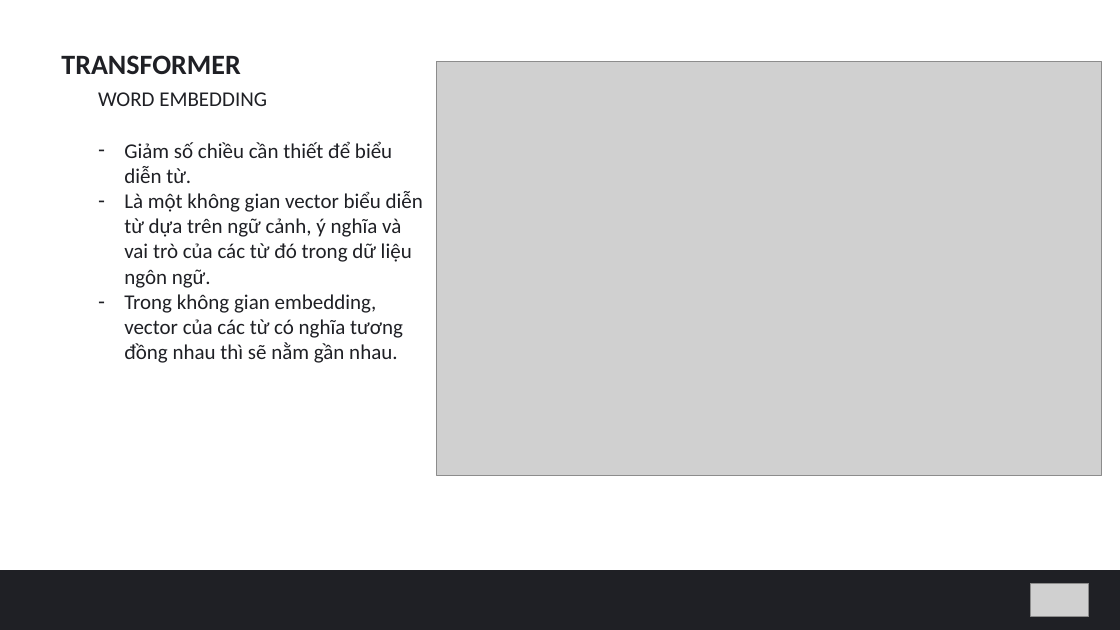
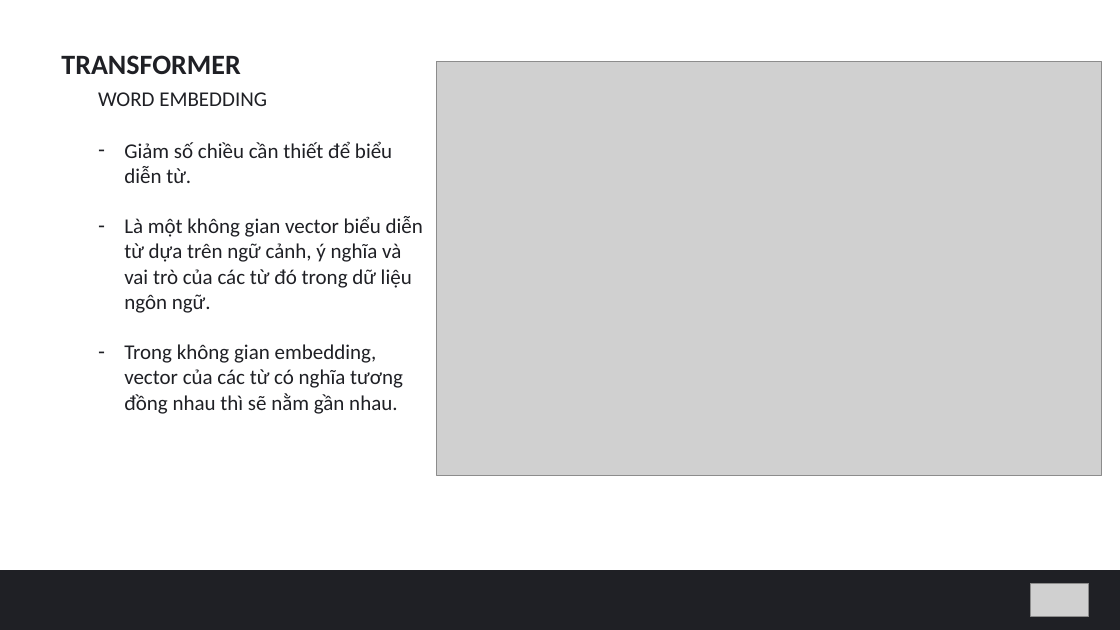
Before and after one commit to hungvm2/MoD_machine_learning, a slide deck: slide 7 of slide1.pptx. Drawn at 1120x630 pixels with LibreOffice and Linux fonts; fonts in the diff are those of the drawing; grey boxes stand for pictures. Boxes give left, top, right and bottom in pixels: in the first picture for what was removed or moved away, otherwise in the second. Text is boxed around its words. In the diff, an @@ line names an element or a change of style, - is before the commit and + after.

```diff
--- a/slide1.pptx
+++ b/slide1.pptx
@@ text "Giảm số chiều cần thiết ..." rewrapped from [124, 141, 423, 363] to [124, 141, 423, 414] @@
```
Also in this commit, not shown: 4 other slides changed, 3 slides added, 1 slide removed, 3 other files.
